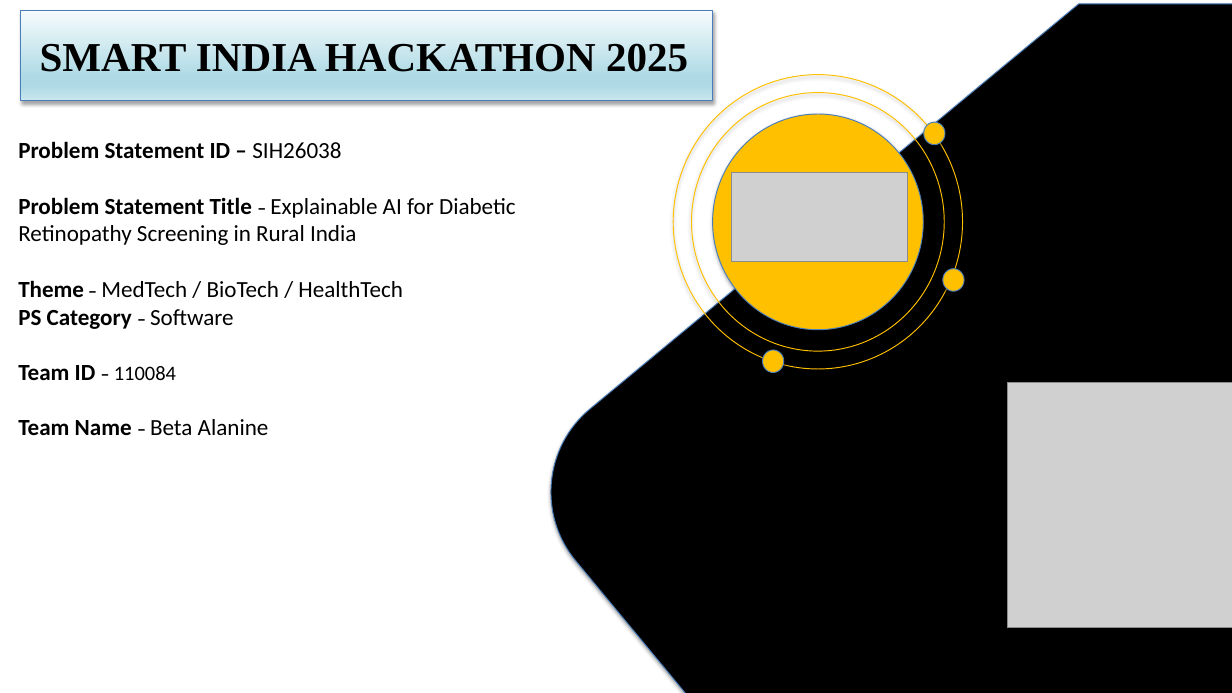
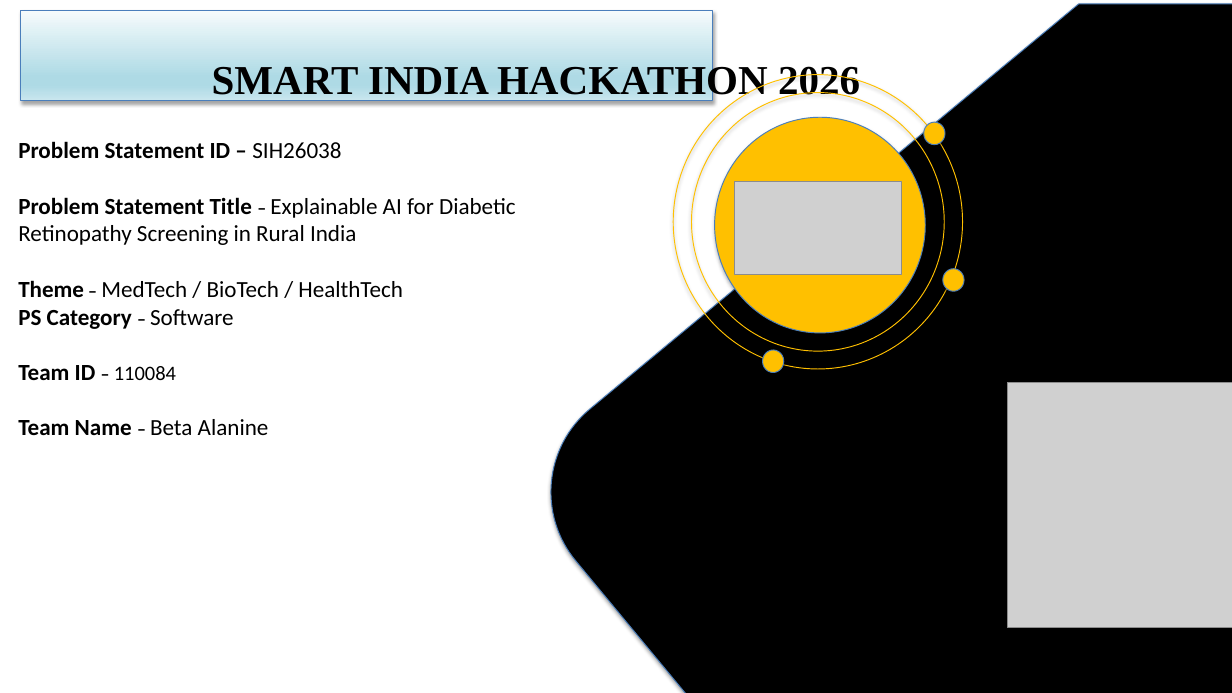
Before and after one commit to stoic-bruh/retinascan-ai, a slide deck: slide 1 of ppt/retinascan-ai-v1.pptx. Drawn at 1232x693 pixels with LibreOffice and Linux fonts; fonts in the diff are those of the drawing; grey boxes stand for pictures. Boxes give left, top, right and bottom in pixels: in the first picture for what was removed or moved away, otherwise in the second. Text is boxed around its words. In the diff, an @@ line names an element or a change of style, - is before the commit and + after.

```diff
--- a/ppt/retinascan-ai-v1.pptx
+++ b/ppt/retinascan-ai-v1.pptx
@@ title at <box>212,62,860,102</box>: text changed @@
-SMART INDIA HACKATHON 2025
+SMART INDIA HACKATHON 2026
@@ ellipse: place and size @@
-ellipse at <box>713,114,923,329</box>
+ellipse at <box>714,117,925,333</box>
@@ picture: place and size @@
-picture at <box>732,172,909,262</box>
+picture at <box>735,181,902,274</box>
```
Also in this commit, not shown: 5 other slides changed, 11 other files.
